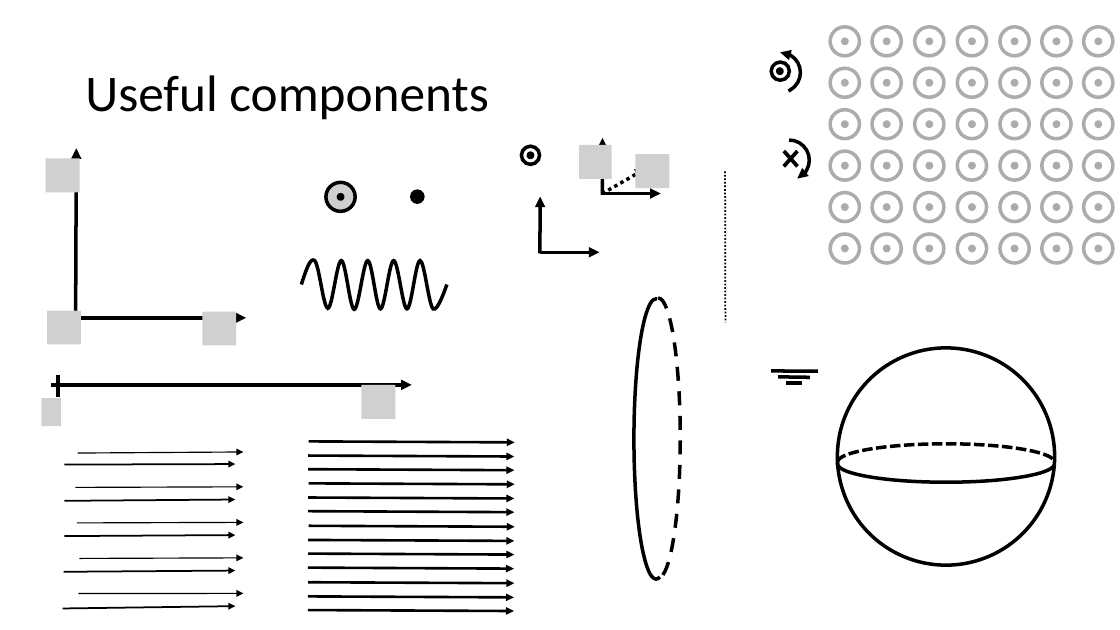
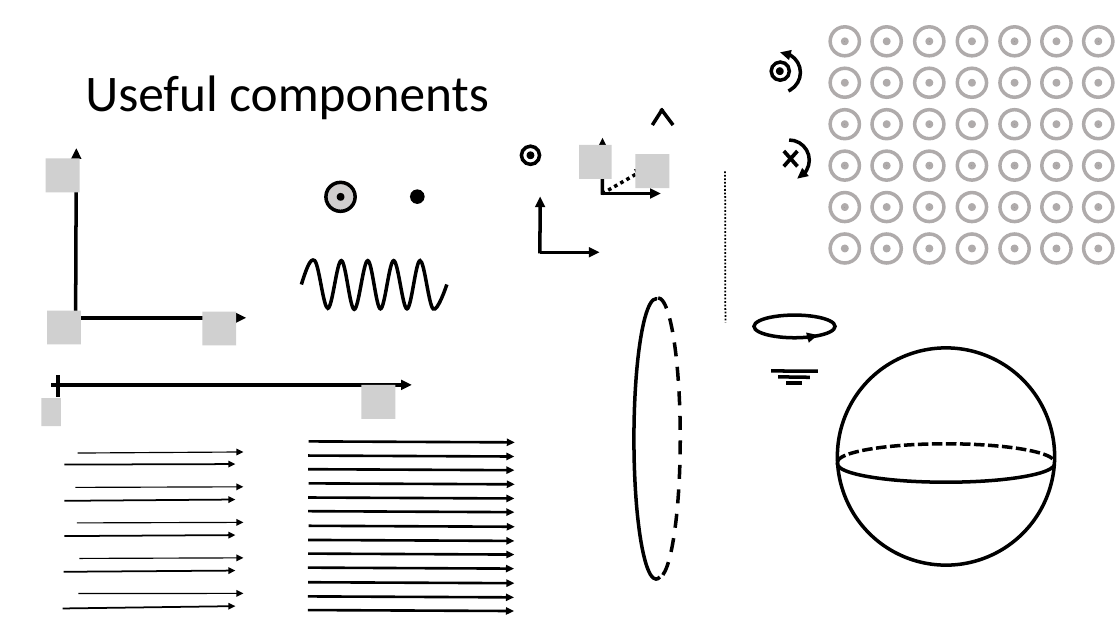
Before and after one commit to OSTP/PhysicsArtofModelling, a slide deck: slide 1 of tex/figures/MagneticSource/Figures.pptx. Drawn at 1120x630 pixels with LibreOffice and Linux fonts; fonts in the diff are those of the drawing; grey boxes stand for pictures; background and template pictures are left out. Boxes give left, top, right and bottom in pixels: in the first picture for what was removed or moved away, otherwise in the second. Text is boxed around its words. In the diff, an @@ line names an element or a change of style, - is before the commit and + after.

```diff
--- a/tex/figures/MagneticSource/Figures.pptx
+++ b/tex/figures/MagneticSource/Figures.pptx
@@ line added from (663, 109) to (653, 125), #000000 3 pt @@
@@ line added from (661, 109) to (673, 125), #000000 3 pt @@
@@ ellipse added at box(755, 315, 836, 338), outline #000000 3 pt @@
@@ arrow added from (807, 338) to (818, 335), #000000 3 pt @@
```
Also in this commit, not shown: 2 slides added, 2 slides removed, 6 other files.
